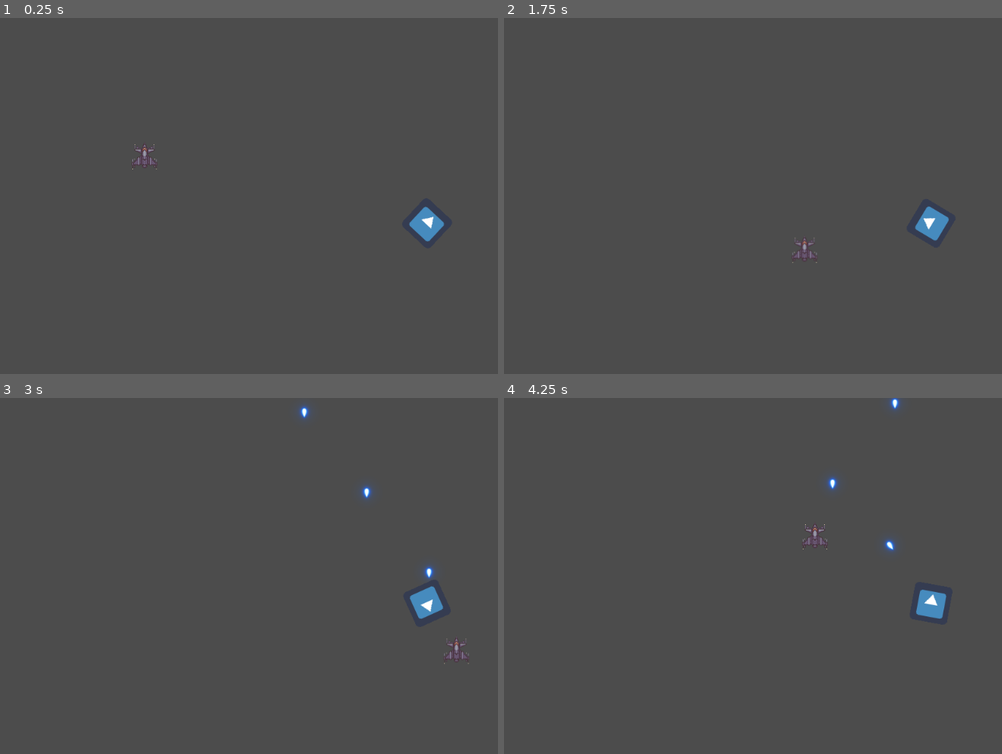
Above: before the commit, frames 1-4 (two rows, left to right).
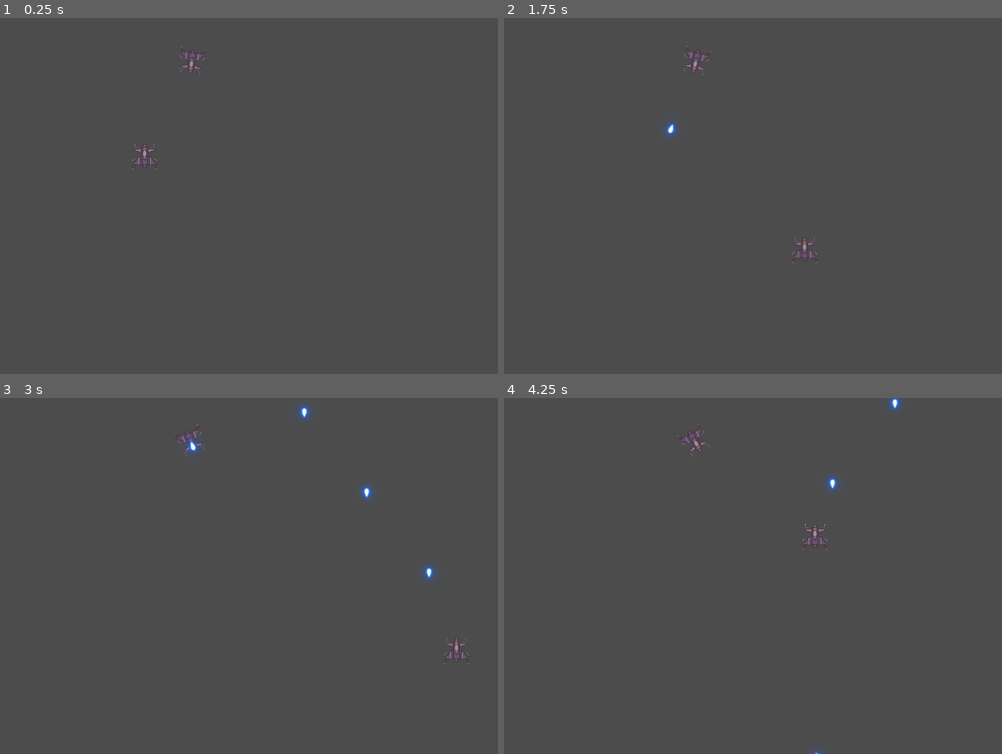
Above: after the commit, the same moments.

Repository: bondrewd0/Pv3-Final
Game: Godot game, scene res://Scenes/TestLevel.tscn
Two runs of this game, one before a commit and one after it. Both use one fixed random seed, a clock stepped at 60 frames per second and the inputs below. The engine's default icon, where the game draws it, is replaced by a stand-in: a white triangle on a blue panel in a dark square.
Inputs (mouse positions are in pixels of both pictures, inside the frame that each line leads up to):
- Up to frame 1 (0.25 s): no input
- Up to frame 2 (1.75 s): move the mouse to (942, 178) at 0.52 s; press the mouse at (942, 178) at 0.53 s; hold D (Right) 0.53-1.28 s; move the mouse to (688, 213) at 1.27 s; release the mouse at (688, 213) at 1.28 s; hold S (Down) from 1.28 s (still down); click (688, 213) at 1.35 s
- Up to frame 3 (3 s): move the mouse to (363, 497) at 2.02 s; release S (Down) at 2.03 s; press the mouse at (363, 497) at 2.03 s; hold D (Right) 2.03-2.78 s; move the mouse to (273, 647) at 2.77 s; release the mouse at (273, 647) at 2.78 s; hold W (Up) from 2.78 s (still down); click (273, 647) at 2.85 s
- Up to frame 4 (4.25 s): move the mouse to (992, 629) at 3.52 s; release W (Up) at 3.53 s; press the mouse at (992, 629) at 3.53 s; hold A (Left) from 3.53 s (still down)

The runs differ from the first frame. In frame 1, 0.5% of the frame differs, in the area x 36-90%, y 8-63%; in frame 2, 0.6%; in frame 3, 0.5%; in frame 4, 0.6%, in the area x 34-89%, y 7-100%.

Commit message:
Enemy states

Diff:
--- a/Scenes/Enemy.tscn
+++ b/Scenes/Enemy.tscn
@@ -1,18 +1,19 @@
 [gd_scene load_steps=4 format=2]
 
 [ext_resource path="res://Scripts/Enemy.gd" type="Script" id=1]
-[ext_resource path="res://icon.png" type="Texture" id=2]
+[ext_resource path="res://Silver Fighter.png" type="Texture" id=2]
 
 [sub_resource type="RectangleShape2D" id=1]
 
 [node name="Enemy" type="Node2D"]
+rotation = 3.14159
 script = ExtResource( 1 )
 
 [node name="Sprite" type="Sprite" parent="."]
 texture = ExtResource( 2 )
 
 [node name="Fire" type="Timer" parent="."]
-wait_time = 2.0
+wait_time = 1.5
 autostart = true
 
 [node name="TargetDir" type="Position2D" parent="."]
@@ -24,4 +25,9 @@
 [node name="CollisionShape2D" type="CollisionShape2D" parent="Area2D"]
 shape = SubResource( 1 )
 
+[node name="StateChanger" type="Timer" parent="."]
+wait_time = 1.5
+autostart = true
+
 [connection signal="timeout" from="Fire" to="." method="_on_Fire_timeout"]
+[connection signal="timeout" from="StateChanger" to="." method="_on_StateChanger_timeout"]
--- a/Scenes/TestLevel.tscn
+++ b/Scenes/TestLevel.tscn
@@ -15,6 +15,6 @@
 autostart = true
 
 [node name="Enemy" parent="." instance=ExtResource( 2 )]
-position = Vector2( 719, 346 )
+position = Vector2( 322, 75 )
 
 [connection signal="timeout" from="BuffSpawner" to="." method="_on_BuffSpawner_timeout"]
--- a/Scripts/Enemy.gd
+++ b/Scripts/Enemy.gd
@@ -6,24 +6,31 @@
 # var b = "text"
 var bulletScene=preload("res://Scenes/Bullet.tscn")
 onready var targetRef=$TargetDir
+var state
 var type='Enemy'
+onready var changeState=$StateChanger
 # Called when the node enters the scene tree for the first time.
 func _ready():
+	state=0
 	targetRef.position=Vector2(0,-50)
-
-
 
 # Called every frame. 'delta' is the elapsed time since the previous frame.
 func _process(_delta):
-	self.rotate(0.05)
+	print(deg2rad(self.rotation))
+	if state==0:
+		self.rotate(0.008)
+	if state==1:
+		self.rotate(-0.008)
+	if state==2:
+		self.rotate(0.005)
+	if state==3:
+		self.rotate(-0.005)
+	self.rotation = clamp(self.rotation, deg2rad(150), deg2rad(200))
 
 func _spawn_bullets():
 	var bulletIns=bulletScene.instance()
-
-
 	bulletIns.position=self.position
 	bulletIns.rotation=self.rotation
-	print(bulletIns.dir,self.position,targetRef.position)
 	bulletIns.dir=Vector2(targetRef.global_position.x-self.global_position.x,targetRef.global_position.y-self.global_position.y).normalized()
 	get_parent().add_child(bulletIns)
 
@@ -32,3 +39,11 @@
 
 func _on_Fire_timeout():
 	_spawn_bullets()
+
+
+func _on_StateChanger_timeout():
+	_change_State()
+
+func _change_State():
+	state=round(rand_range(0,3))
+	print(state)
